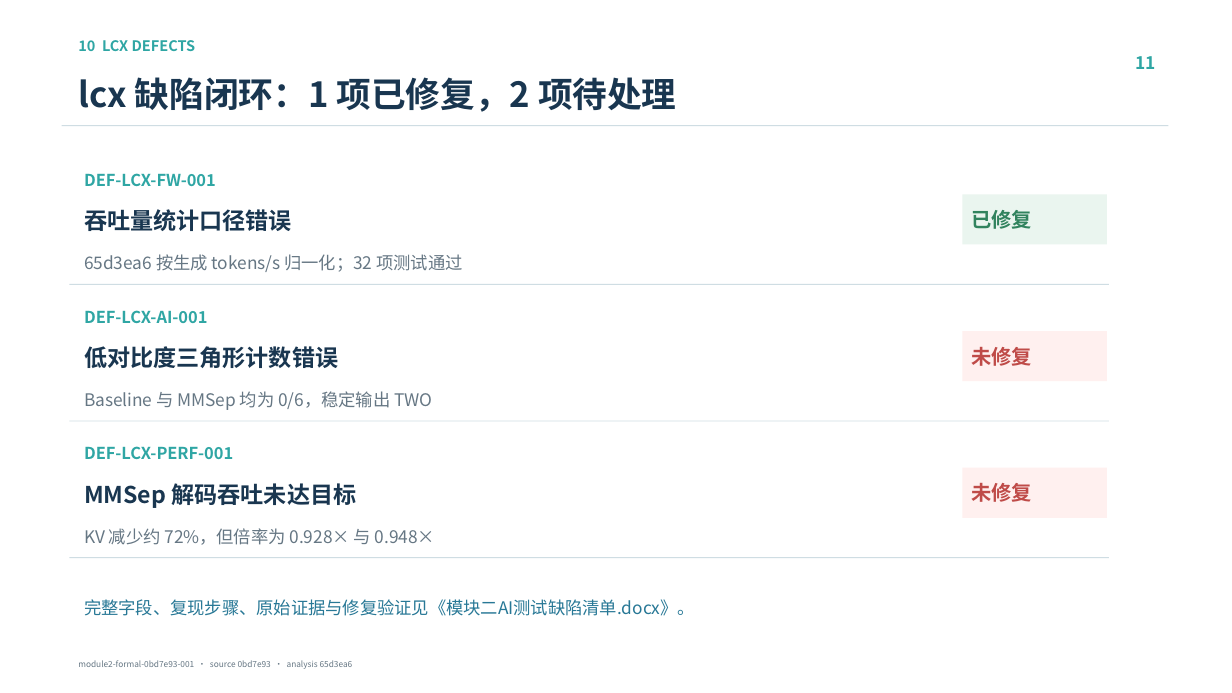
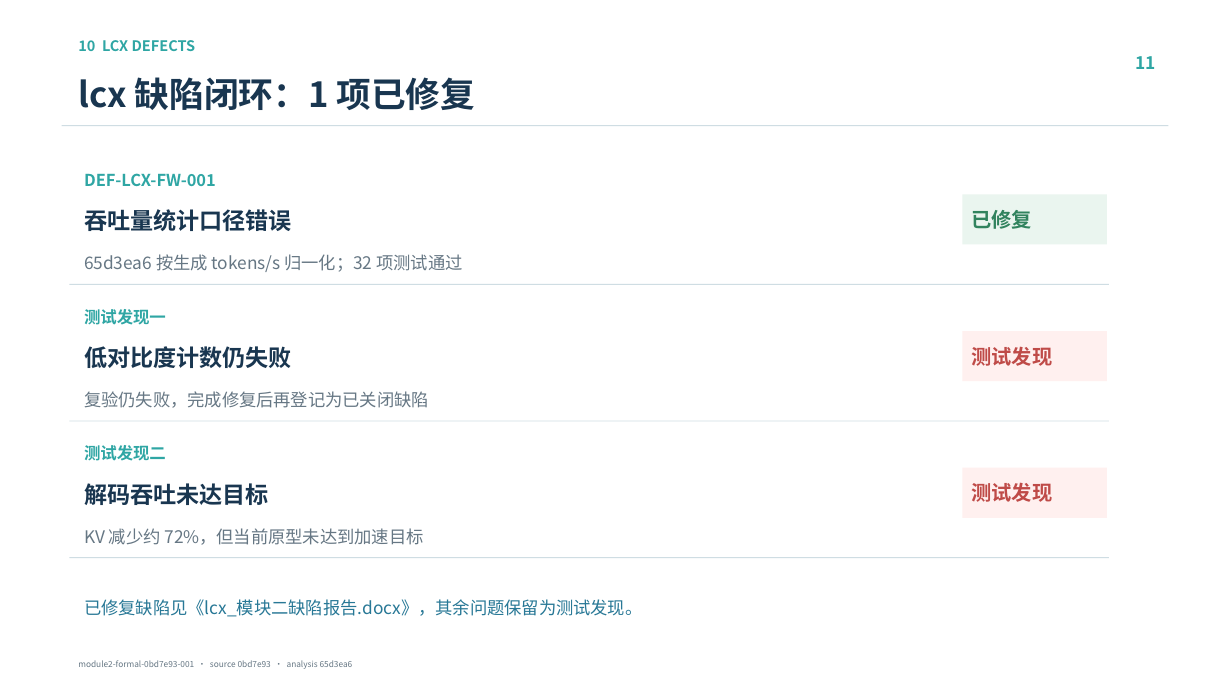
Before and after one commit to Jqtfymzty/model_MMSep_test, a slide deck: slide 11 of 交付件/模块二AI测试演示.pptx. Drawn at 1232x693 pixels with LibreOffice and Linux fonts; fonts in the diff are those of the drawing. Boxes give left, top, right and bottom in pixels: in the first picture for what was removed or moved away, otherwise in the second. Text is boxed around its words. In the diff, an @@ line names an element or a change of style, - is before the commit and + after.

Commit message:
docs: 修正lcx测试交付件与缺陷口径

```diff
--- a/交付件/模块二AI测试演示.pptx
+++ b/交付件/模块二AI测试演示.pptx
@@ text at (78, 77, 475, 110): text changed @@
-lcx 缺陷闭环：1 项已修复，2 项待处理
+lcx 缺陷闭环：1 项已修复
@@ text at (84, 309, 166, 325): text changed @@
-DEF-LCX-AI-001
+测试发现一
@@ text at (84, 346, 292, 368): text changed @@
-低对比度三角形计数错误
+低对比度计数仍失败
@@ text in rectangle at (972, 346, 1053, 366): text changed @@
-未修复
+测试发现
@@ text at (84, 391, 429, 408): text changed @@
-Baseline 与 MMSep 均为 0/6，稳定输出 TWO
+复验仍失败，完成修复后再登记为已关闭缺陷
@@ text at (84, 445, 166, 461): text changed @@
-DEF-LCX-PERF-001
+测试发现二
@@ text at (84, 483, 269, 505): text changed @@
-MMSep 解码吞吐未达目标
+解码吞吐未达目标
@@ text in rectangle at (972, 482, 1053, 502): text changed @@
-未修复
+测试发现
@@ text at (84, 528, 423, 545): text changed @@
-KV 减少约 72%，但倍率为 0.928× 与 0.948×
+KV 减少约 72%，但当前原型未达到加速目标
@@ text at (84, 599, 642, 617): text changed @@
-完整字段、复现步骤、原始证据与修复验证见《模块二AI测试缺陷清单.docx》。
+已修复缺陷见《lcx_模块二缺陷报告.docx》，其余问题保留为测试发现。
```
Also in this commit, not shown: 6 other files.
